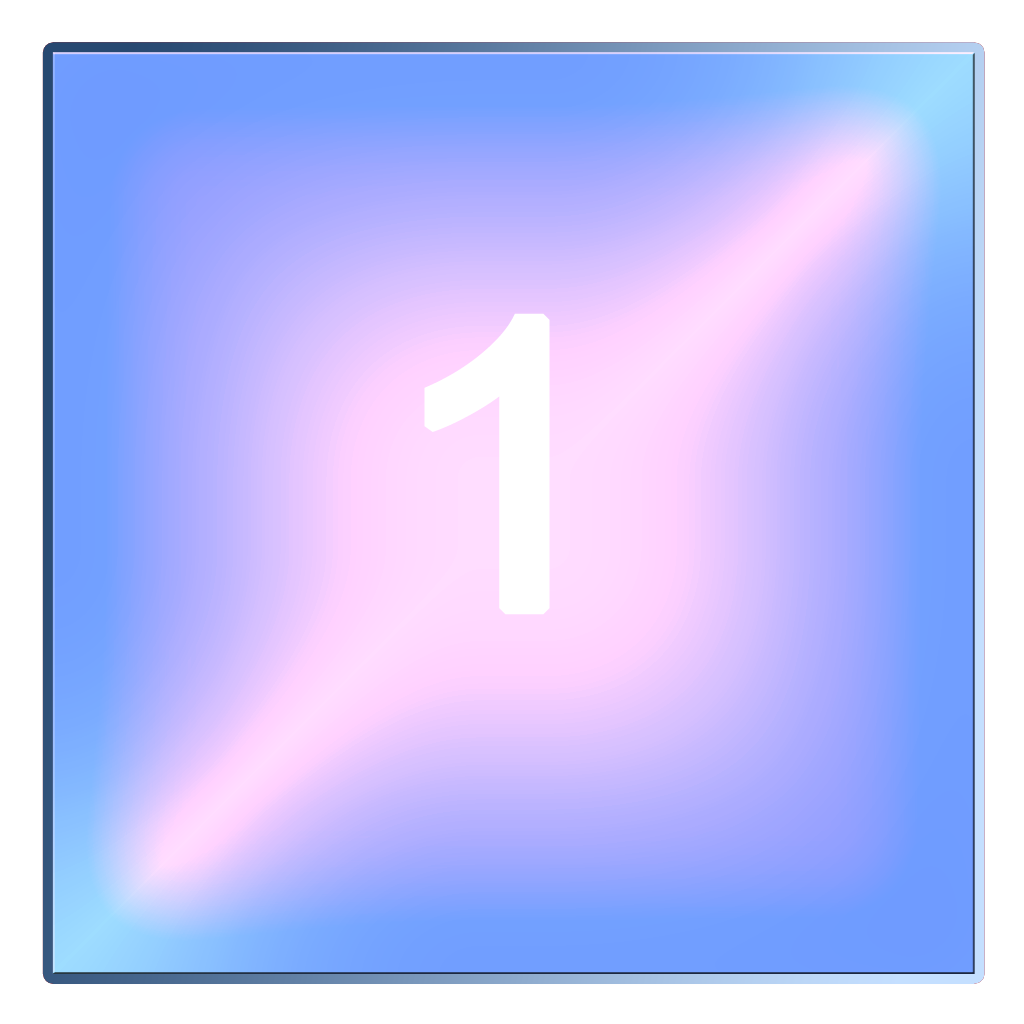
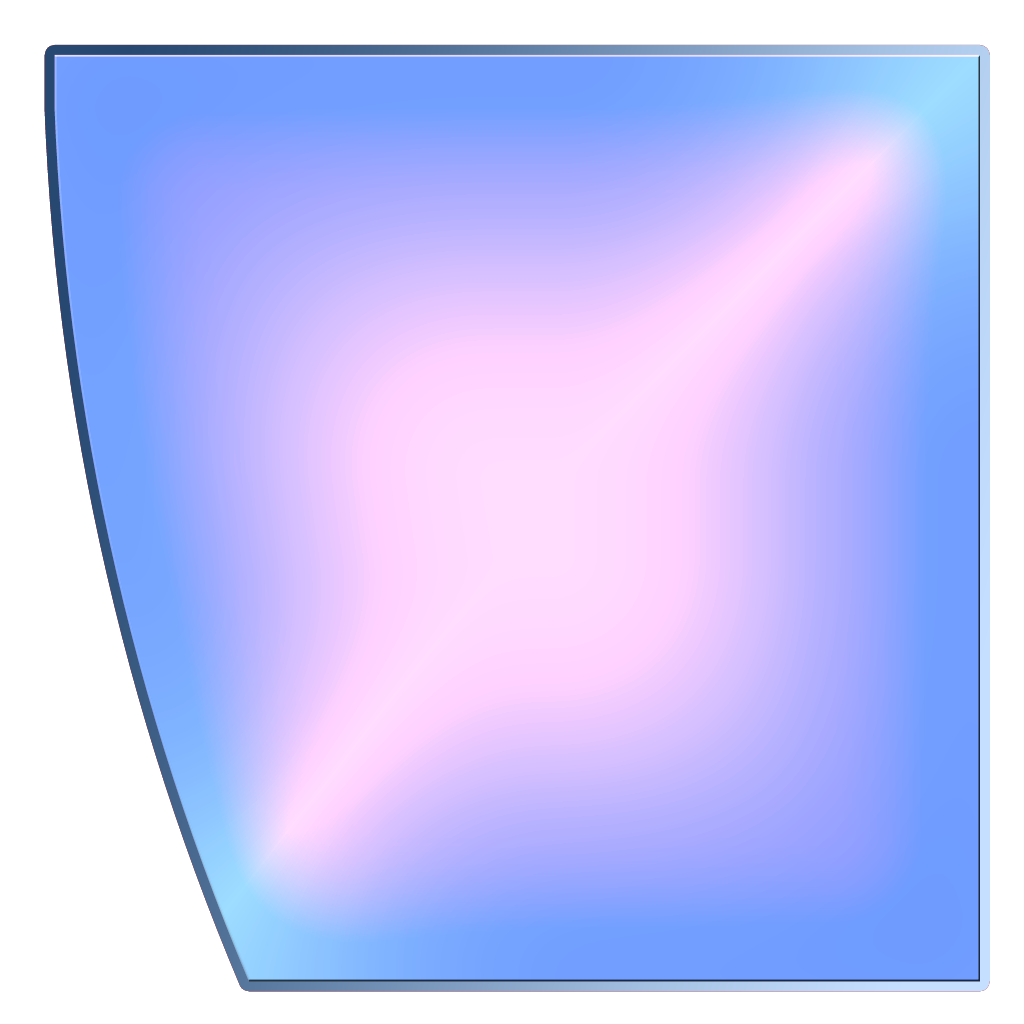
Layered file, before and after one edit (1024×1024). Changes by layer:
removed layer "1" over [424, 313, 550, 615]
removed layer "Shape 2 copy" (was overlay) over [52, 52, 975, 974]
removed layer "Shape 2" (was luminosity) over [52, 52, 975, 974]
added layer "Layer 1 copy 2" (overlay) above "Layer 1 copy" over [54, 54, 980, 982]
added layer "Layer 1 copy" (luminosity) above "Layer 1" over [54, 54, 980, 982]
added layer "Layer 1" above "Layer 0" over [54, 54, 980, 982]
hid "Layer 0" over [52, 52, 976, 976]
